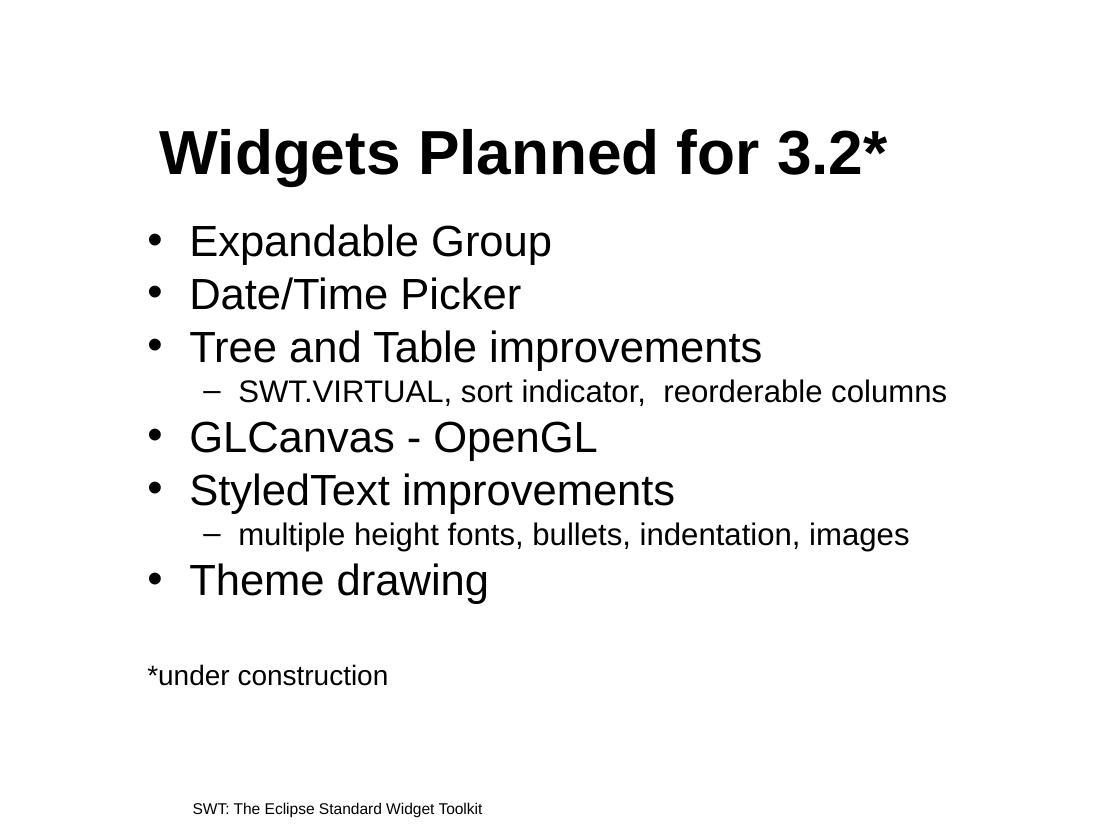
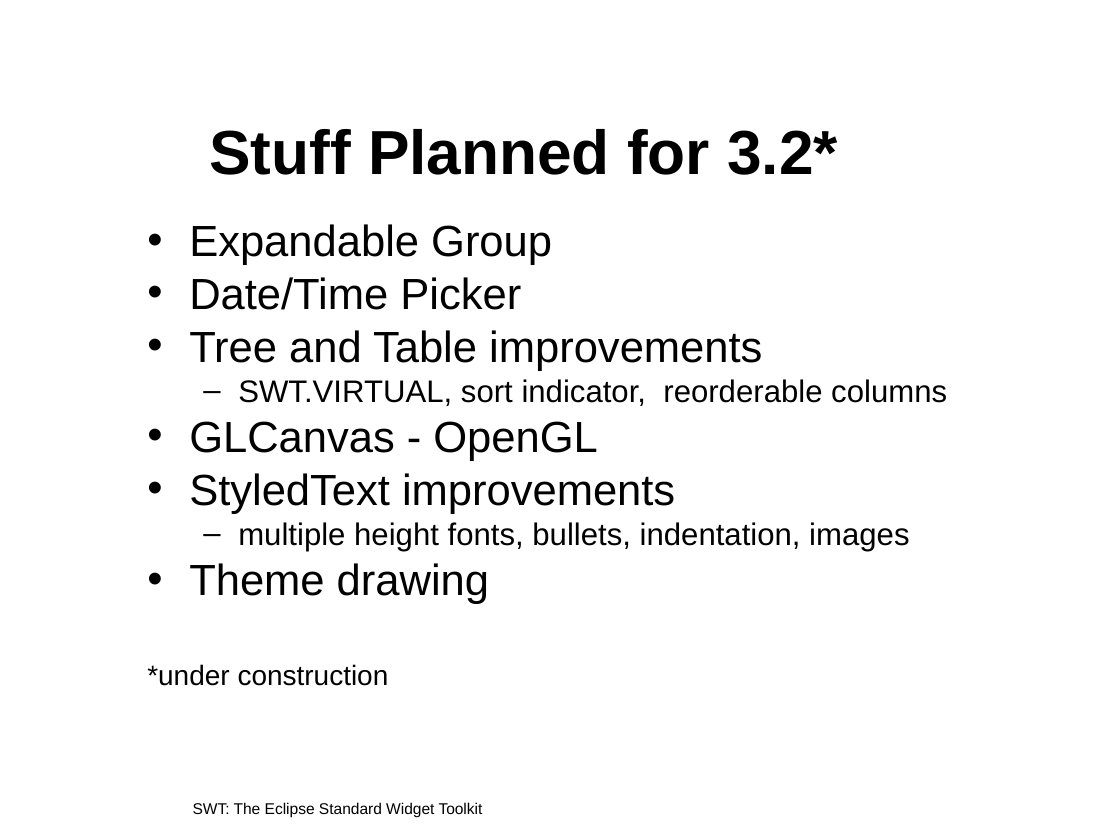
Before and after one commit to eclipse-platform/www.eclipse.org-eclipse, a slide deck: slide 7 of tutorials/oopsla2005/t22-irvine.ppt. Drawn at 1120x840 pixels with LibreOffice and Linux fonts; fonts in the diff are those of the drawing; background and template pictures are left out. Boxes give left, top, right and bottom in pixels: in the first picture for what was removed or moved away, otherwise in the second. Text is boxed around its words. In the diff, an @@ line names an element or a change of style, - is before the commit and + after.

```diff
--- a/tutorials/oopsla2005/t22-irvine.ppt
+++ b/tutorials/oopsla2005/t22-irvine.ppt
@@ title at (x1=210, y1=129, x2=838, y2=175): text changed @@
-Widgets Planned for 3.2*
+Stuff Planned for 3.2*
```
Also in this commit, not shown: 9 other slides changed.
